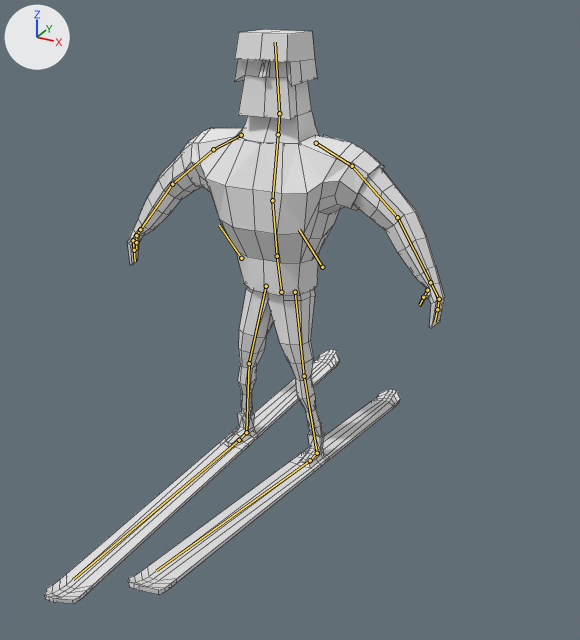
The Blender file Bluetooth 2.0/Assets/Tapio.blend: old version first, new version second.
Rendered twice from a 50 mm camera at (2.04, -3.55, 2.62) aimed at (0.21, -0.22, 0.96). Every picture has the same lights, and +X, +Y and +Z are marked at upper left. The bones that bend it are drawn over the model as lines. Mesh edges are drawn as thin lines.

In view in the first picture: 'Hahmo'.
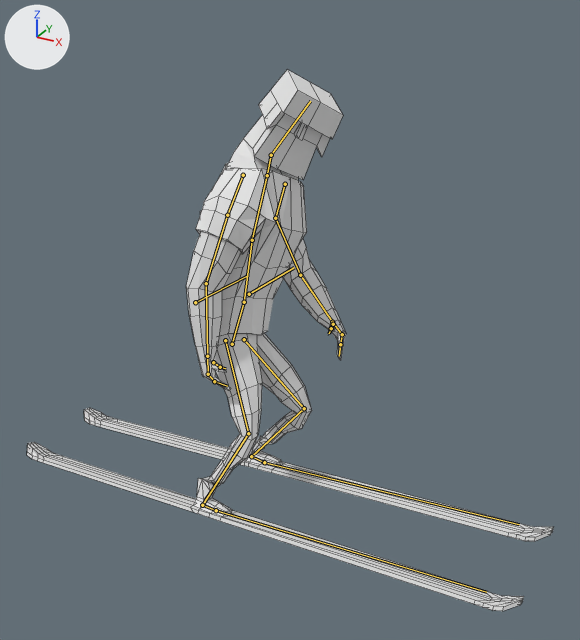
The newer file adds an action. The first version stands in its rest pose; the second is drawn at frame 65 of the action 'Pysäytys'.

The edits, one by one:
Bone 'Hips' (bone_hips) moves from (0.0, 0.0, 0.0) to (-0.05, -0.051, 0.46).
Bone 'Hips' (bone_hips) turns from (0, 0, 0) to (-82, 56, -89) degrees about its own x, y and z.
Bone 'Spine' (bone_spine) turns from (0, 0, 0) to (-4, -3, 2) degrees about its own x, y and z.
Bone 'Chest' (bone_chest) turns from (0, 0, 0) to (25, 3, 2) degrees about its own x, y and z.
Bone 'Head' (bone_head) turns from (0, 0, 0) to (19, -39, -1) degrees about its own x, y and z.
Bone 'Shoulder.L' (bone_shoulder_l) moves from (0.0, 0.0, 0.0) to (0.001, 0.001, -0.001).
Bone 'Shoulder.L' (bone_shoulder_l) turns from (0, 0, 0) to (-2, -3, -41) degrees about its own x, y and z.
Bone 'UpperArm.L' (bone_upperarm_l) turns from (0, 0, 0) to (38, 15, 17) degrees about its own x, y and z.
Bone 'LowerArm.L' (bone_lowerarm_l) moves from (0.0, 0.0, 0.0) to (0.0, -0.01, 0.002).
Bone 'LowerArm.L' (bone_lowerarm_l) turns from (0, 0, 0) to (35, 29, 12) degrees about its own x, y and z.
Bone 'Hand.L' (bone_hand_l) turns from (0, 0, 0) to (-2, -2, 4) degrees about its own x, y and z.
Bone 'Shoulder.R' (bone_shoulder_r) moves from (0.0, 0.0, 0.0) to (0.001, -0.001, 0.001).
Bone 'Shoulder.R' (bone_shoulder_r) turns from (0, 0, 0) to (17, 17, 46) degrees about its own x, y and z.
Bone 'UpperArm.R' (bone_upperarm_r) turns from (0, 0, 0) to (-19, -13, 6) degrees about its own x, y and z.
Bone 'LowerArm.R' (bone_lowerarm_r) moves from (0.0, 0.0, 0.0) to (0.0, 0.01, -0.002).
Bone 'LowerArm.R' (bone_lowerarm_r) turns from (0, 0, 0) to (11, 29, 3) degrees about its own x, y and z.
Bone 'LowererHand.R' (bone_lowererhand_r) turns from (0, 0, 0) to (23, 1, 27) degrees about its own x, y and z.
Bone 'LowerThumb.R' (bone_lowerthumb_r) turns from (0, 0, 0) to (-39, 14, 4) degrees about its own x, y and z.
Bone 'Foot.L' (bone_foot_l) moves from (0.0, 0.0, 0.0) to (0.21, 1.535, 0.964).
Bone 'Foot.L' (bone_foot_l) turns from (0, 0, 0) to (-7, -18, 90) degrees about its own x, y and z.
Bone 'Foot.R' (bone_foot_r) moves from (0.0, 0.0, 0.0) to (-0.179, 2.161, 0.557).
Bone 'Foot.R' (bone_foot_r) turns from (0, 0, 0) to (-4, -26, 91) degrees about its own x, y and z.
Bone 'LegIK.L' (bone_legik_l) moves from (0.0, 0.0, 0.0) to (0.264, -0.293, -0.08).
Bone 'LegIK.L' (bone_legik_l) turns from (0, 0, 0) to (-6, 17, -80) degrees about its own x, y and z.
Bone 'PullTarget.L' (bone_pulltarget_l) moves from (0.0, 0.0, 0.0) to (-1.362, -0.159, -0.176).
Bone 'PullTarget.L' (bone_pulltarget_l) turns from (0, 0, 0) to (4, -15, 89) degrees about its own x, y and z.
Bone 'LegIK.R' (bone_legik_r) moves from (0.0, 0.0, 0.0) to (-0.189, -0.752, -0.03).
Bone 'LegIK.R' (bone_legik_r) turns from (0, 0, 0) to (5, 12, -89) degrees about its own x, y and z.
Bone 'PullTarget.R' (bone_pulltarget_r) moves from (0.0, 0.0, 0.0) to (-1.656, 0.123, -0.422).
Bone 'PullTarget.R' (bone_pulltarget_r) turns from (0, 0, 0) to (-7, -4, 90) degrees about its own x, y and z.

What differs and where, as boxes (x1, y1, x2, y2) in the pictures (580 x 640 px):
'Hahmo', posed (31% wider): before (45, 29, 445, 604); after (27, 70, 553, 611)
bone 'Hips', root to tip: before (281, 292) to (277, 256); after (232, 344) to (244, 302)
bone 'Spine', root to tip: before (277, 256) to (272, 200); after (244, 302) to (252, 240)
bone 'Chest', root to tip: before (272, 200) to (278, 134); after (252, 240) to (267, 175)
bone 'Head', root to tip: before (279, 113) to (275, 42); after (271, 155) to (310, 101)
bone 'Shoulder.L', root to tip: before (316, 143) to (352, 166); after (285, 184) to (275, 218)
bone 'UpperArm.L', root to tip: before (352, 166) to (397, 217); after (275, 218) to (300, 275)
bone 'LowerArm.L', root to tip: before (397, 217) to (430, 282); after (300, 275) to (332, 322)
bone 'Hand.L', root to tip: before (430, 282) to (439, 299); after (332, 322) to (342, 334)
bone 'Shoulder.R', root to tip: before (241, 135) to (213, 149); after (243, 175) to (227, 215)
bone 'UpperArm.R', root to tip: before (213, 149) to (172, 184); after (227, 215) to (206, 283)
bone 'LowerArm.R', root to tip: before (172, 184) to (140, 229); after (206, 283) to (207, 356)
bone 'LowererHand.R', root to tip: before (134, 250) to (135, 261); after (214, 381) to (227, 386)
bone 'LowerThumb.R', root to tip: before (136, 242) to (136, 249); after (220, 367) to (225, 368)
bone 'Foot.L', root to tip: before (317, 453) to (310, 460); after (251, 456) to (264, 462)
bone 'Foot.R', root to tip: before (246, 432) to (239, 440); after (202, 505) to (216, 510)
